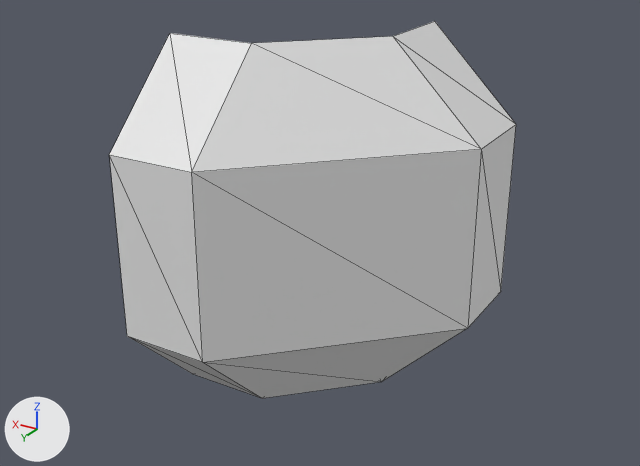
Two versions of the Blender file Assets/Station/Structure/Resources/Prefabs/wallOuterEdgeOuter.blend, one commit apart.
Camera for both pictures: a 50 mm camera at (-0.982, 1.736, 1.418) aimed at (0.056, 0.007, 0.553). Arrows for +X, +Y and +Z are at lower left; the lights stay in place. Mesh edges are drawn as thin lines.
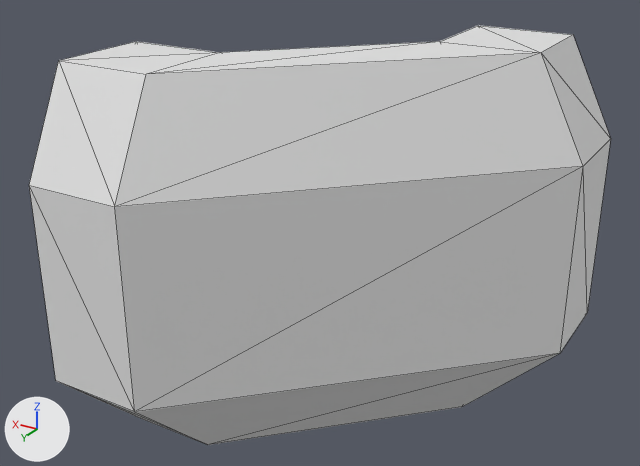
Commit message: feat(walls): add remaining inner and outer wall segments

The change, as a list of edits to the scene's bpy script:
```text
Change me_plane_002:
    used by ob_plane_001; location = (0.0, 0.0, 0.0); scale = (0.5, 0.5, 0.5)
    remove me_plane_002.from_pydata(...)  # 20 vertices, 25 faces; spans x -0.5..1.0, y -1.0..0.5, z 0.0..2.0
    add me_plane_002.from_pydata(...)  # 36 vertices, 49 faces; spans x -1.0..1.0, y -1.0..1.0, z 0.0..2.0
    me_plane_002 part 1
    1 vertex is removed from x 0.0, y -1.0, z 2.0
    1 face is deleted
    3 vertices move from x 0.0..1.0, y -0.5..0.0, z 2.0 to x -0.25..1.0, y -0.5..0.25, z 2.0
    12 vertices are added at x -1.0..0.5, y -1.0..1.0, z 0.0..2.0
    5 new vertices lie (0.5, 0.0, 0.0) away from vertices in x -0.75..0.5, y -1.0..1.0, z 0.0..2.0
    25 new faces join them
```

Boxes [x1, y1, x2, y2] around the edits, measured in the pictures (640 x 466 px):
'Plane.001', reshaped (43% wider, 11% taller)
    before: [109, 21, 516, 398]
    after: [29, 25, 611, 445]
part 1 of me_plane_002, built on
    before: [109, 21, 516, 172]
    after: [29, 25, 611, 445]
